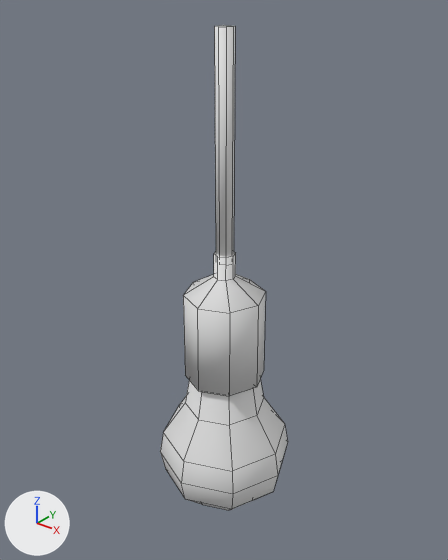
The FBX model 3d_assets/light_bulb.fbx: old version first, new version second.
Camera for both pictures: a 50 mm lens placed at (21.2, -26.5, 35.9), pointed at (-0.7, 0.7, 19.0). Every picture has the same lights, and +X, +Y and +Z are marked at lower left. Mesh edges are drawn as thin lines. Where no turn or scale is listed for an object, it has been applied to the vertices.

Before the edit, the objects in view are built like this:
```python
me_cylinder_003 = bpy.data.meshes.new('Cylinder.003')
me_cylinder_003.from_pydata(...)  # 128 vertices, 110 faces; spans x -4.5..4.5, y -4.5..4.5, z 3.0..33.7
me_cylinder_003.polygons.foreach_set('use_smooth', [True] * 110)
# faces by material slot: [58, 42, 10]
me_cylinder_003.materials.append(mat_material_006)  # white #e7e7e7
me_cylinder_003.materials.append(mat_material_005)  # white #e7e7e7
me_cylinder_003.materials.append(mat_material_004)  # white #e7e7e7
ob_light_bulb = bpy.data.objects.new('light_bulb', me_cylinder_003)
ob_light_bulb.location = (0.0, 0.0, 0.0)
```
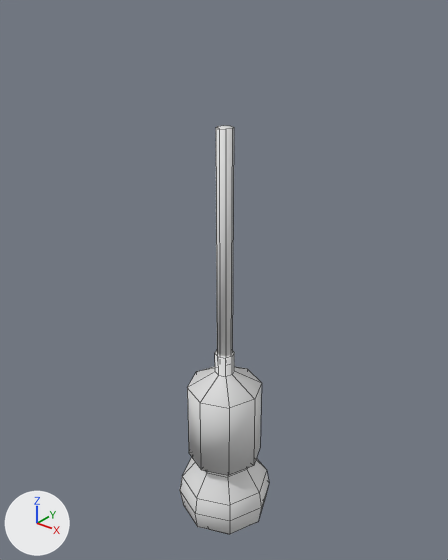
What changed in the scene script:
```text
Change me_cylinder_003:
    used by ob_light_bulb; location = (0.0, 0.0, 0.0)
    remove me_cylinder_003.from_pydata(...)  # 128 vertices, 110 faces; spans x -4.5..4.5, y -4.5..4.5, z 3.0..33.7
    add me_cylinder_003.from_pydata(...)  # 128 vertices, 110 faces; spans x -3.2..3.2, y -3.3..3.2, z 0.1..28.6
    me_cylinder_003 part 1: the loose piece of 48 vertices spanning x -2.6..2.6, y -2.6..2.6, z 12.7..21.2 is scaled about its middle by (0.971, 0.971, 0.942), then moved by (0.0, 0.0, -6.7)
    me_cylinder_003 part 2: the loose piece of 16 vertices spanning x -0.5..0.5, y -0.5..0.5, z 20.6..33.7 is scaled about its middle by (0.943, 0.943, 1.15), then moved by (0.0, 0.0, -6.1)
    me_cylinder_003 part 3: 64 of 128 vertices moved; they spanned x -4.5..4.5, y -4.5..4.5, z 3.0..15.3 and now span x -3.2..3.2, y -3.3..3.2, z 0.1..12.1; mean shift (0.0, 0.0, -3.7); largest move (0.0, -2.6, 10.5) -> (0.0, -1.9, 5.6)
```

Location of each change, (x1, y1, x2, y2) in pixels of the pictures (448 x 560 px; the box of a moved part takes in the faces that stretch with it):
'light_bulb', reshaped (30% narrower, 16% shorter): before (160, 25, 288, 510); after (180, 126, 269, 534)
part 1 of me_cylinder_003, moved or reshaped: before (183, 252, 266, 396); after (187, 350, 262, 475)
part 2 of me_cylinder_003, moved or reshaped: before (214, 25, 235, 257); after (216, 126, 234, 357)
part 3 of me_cylinder_003, moved or reshaped: before (160, 379, 288, 510); after (180, 457, 269, 534)
